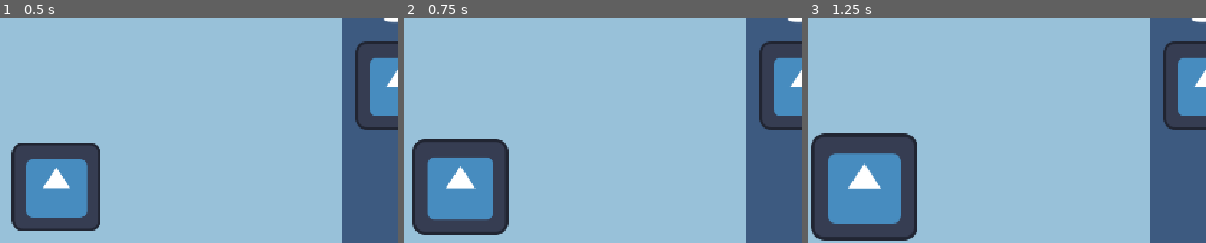
Above: before the commit, frames 1-3 (left to right).
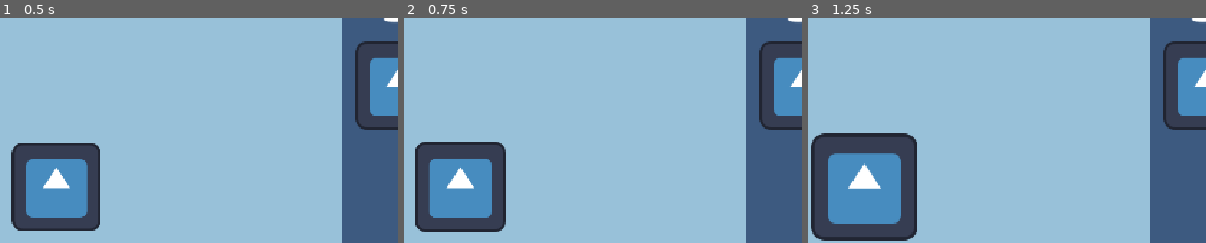
Above: after the commit, the same moments.

Repository: SilentPrincess108/PetClicker
Game: Godot game, scene res://scenes/main.tscn
Same seed, same stepped clock (60 frames per second), same inputs: the game is played once before the commit and once after it. This scene is started directly instead of the project's main scene. The engine's default icon, where the game draws it, is replaced by a stand-in: a white triangle on a blue panel in a dark square.
Inputs (mouse positions are % of the whole screen's width and height, from its top left):
- Up to frame 1 (0.5 s): no input
- Up to frame 2 (0.75 s): click (35, 50) at 0.52 s
- Up to frame 3 (1.25 s): no input
The pictures show only the part of the screen within x 28-78%, y 12-62%; the shares and areas given below are measured in that part.

Frame 1 is identical in both runs. In frame 2, 2.6% of the frame differs, in the area x 2-27%, y 53-97%; in frame 3, nothing differs.

Commit message:
half way done pet button

Diff:
--- a/scenes/main.tscn
+++ b/scenes/main.tscn
@@ -2,8 +2,8 @@
 
 [ext_resource type="Script" uid="uid://q6c0ck1lp7a4" path="res://scripts/main.gd" id="1_o5qli"]
 [ext_resource type="Texture2D" uid="uid://bicgkeei5q221" path="res://assets/sprites/icon.svg" id="3_jyhfs"]
+[ext_resource type="Script" uid="uid://drptp6mt3i2sm" path="res://scripts/pet_button.gd" id="3_tbgi4"]
 [ext_resource type="Script" uid="uid://c2pvxpxcr5ojx" path="res://scripts/item.gd" id="4_jyhfs"]
-[ext_resource type="Script" uid="uid://cbjhinlg0pq4h" path="res://scripts/animated_button.gd" id="4_tbgi4"]
 
 [sub_resource type="StyleBoxFlat" id="StyleBoxFlat_i4sdr"]
 bg_color = Color(0.59607846, 0.75686276, 0.8509804, 1)
@@ -44,11 +44,11 @@
 grow_horizontal = 2
 grow_vertical = 2
 
-[node name="clicky" type="TextureButton" parent="mainPanel/CenterContainer" unique_id=1148252007]
+[node name="PetButton" type="TextureButton" parent="mainPanel/CenterContainer" unique_id=247965247]
 layout_mode = 2
 texture_normal = ExtResource("3_jyhfs")
-script = ExtResource("4_tbgi4")
-metadata/_custom_type_script = "uid://cbjhinlg0pq4h"
+script = ExtResource("3_tbgi4")
+metadata/_custom_type_script = "uid://drptp6mt3i2sm"
 
 [node name="shopPanel" type="Panel" parent="." unique_id=1504003899]
 layout_mode = 1
@@ -95,12 +95,10 @@
 theme_override_constants/separation = 20
 
 [node name="item" type="TextureButton" parent="shopPanel/VBoxContainer/ScrollContainer/MarginContainer/VBoxContainer" unique_id=148696040]
-custom_minimum_size = Vector2(0, 100)
+custom_minimum_size = Vector2(290, 100)
 layout_mode = 2
 texture_normal = ExtResource("3_jyhfs")
 script = ExtResource("4_jyhfs")
 
-[connection signal="mouse_entered" from="mainPanel/CenterContainer/clicky" to="." method="_on_clicky_mouse_entered"]
-[connection signal="mouse_exited" from="mainPanel/CenterContainer/clicky" to="." method="_on_clicky_mouse_exited"]
-[connection signal="pressed" from="mainPanel/CenterContainer/clicky" to="." method="_on_clicky_pressed"]
+[connection signal="pressed" from="mainPanel/CenterContainer/PetButton" to="." method="_on_pet_button_pressed"]
 [connection signal="pressed" from="shopPanel/VBoxContainer/ScrollContainer/MarginContainer/VBoxContainer/item" to="." method="_on_item_pressed"]
--- a/scripts/main.gd
+++ b/scripts/main.gd
@@ -1,7 +1,8 @@
 extends Control
 
 @onready var num_clicks: Label = $mainPanel/numClicks
-@onready var clicky: AnimatedButton = $mainPanel/CenterContainer/clicky
+@onready var pet: PetButton = $mainPanel/CenterContainer/PetButton
+
 
 @onready var item: AnimatedButton = $shopPanel/VBoxContainer/ScrollContainer/MarginContainer/VBoxContainer/item
 
@@ -11,15 +12,9 @@
 func _process(_delta: float) -> void:
 	num_clicks.text = "Clicks: " + str(Globals.clicks)
 
+func _on_pet_button_pressed() -> void:
+	print("woof woof")
+	Globals.clicks += 1
 
 func _on_item_pressed() -> void:
 	Globals.checkClicks(item.itemCost)
-
-func _on_clicky_pressed() -> void:
-	Globals.clicks += 1
-
-func _on_clicky_mouse_entered() -> void:
-	print("mouse entered temp pet")
-
-func _on_clicky_mouse_exited() -> void:
-	print("mouse exited temp pet")
--- a/scripts/pet_button.gd
+++ b/scripts/pet_button.gd
@@ -46,3 +46,7 @@
 		animation_tween.kill()
 	animation_tween = create_tween().set_trans(Tween.TRANS_SINE)
 	animation_tween.tween_property(self, "scale", Vector2.ONE, un_hover_animation_length)
+
+#TB implemented
+func _set_texture() -> void:
+	pass
